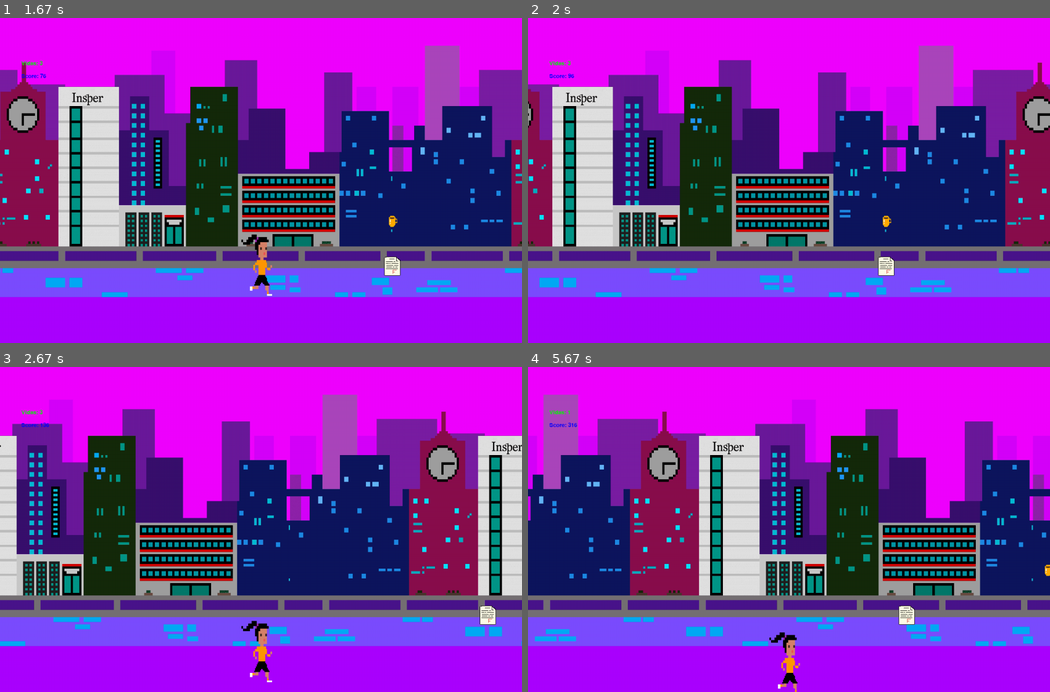
Above: before the commit, frames 1-4 (two rows, left to right).
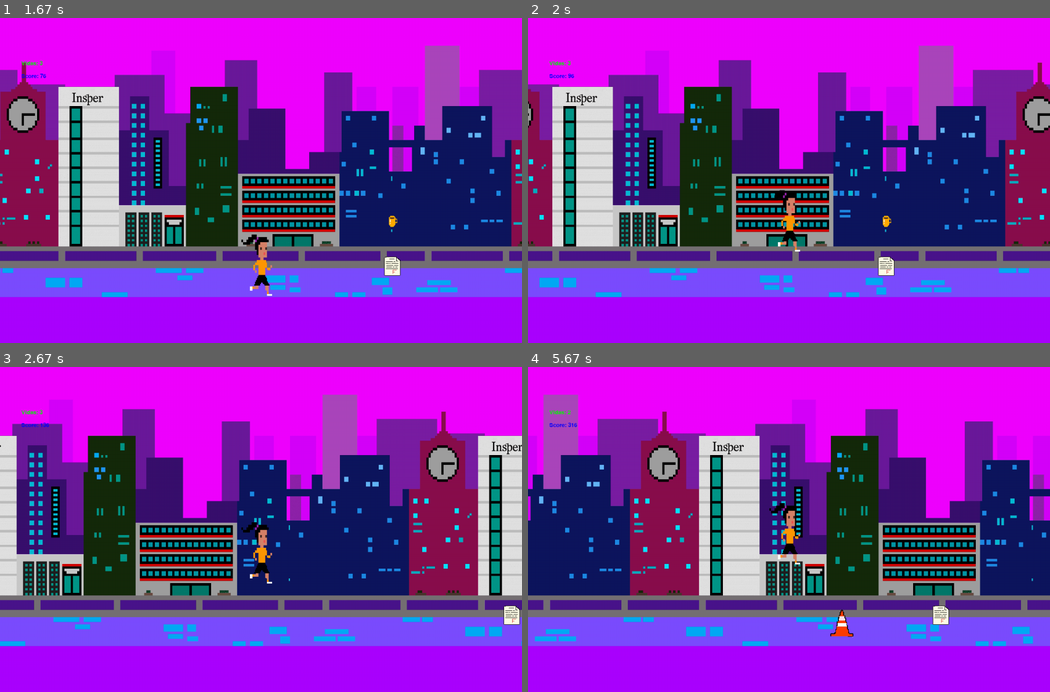
Above: after the commit, the same moments.

Repository: pedrofracassi/insper-dessoft-projeto-final
Game: pygame game, started from main.py
Same seed, same stepped clock (60 frames per second), same inputs: the game is played once before the commit and once after it.
Inputs:
- Up to frame 1 (1.67 s): tap Space at 0.33, 0.67, 1.57 s
- Up to frame 2 (2 s): tap Space at 1.87 s
- Up to frame 3 (2.67 s): tap Space at 2.07, 2.37, 2.57 s
- Up to frame 4 (5.67 s): tap Space at 2.87, 3.9, 4.97, 5.37 s

Frame 1 is identical in both runs. In frame 2, 0.3% of the frame differs, in the area x 46-53%, y 52-73%; in frame 3, 1.2%; in frame 4, 1.4%, in the area x 7-100%, y 13-100%.

Commit message:
resolvido o pulo

Diff:
--- a/sprites/Alessandra.py
+++ b/sprites/Alessandra.py
@@ -40,6 +40,6 @@
     if self.pulando:
       self.speedy += GRAVIDADE
 
-    if self.rect.y > self.chao:
+    if self.rect.bottom > self.chao:
       self.speedy = 0
       self.pulando = False
